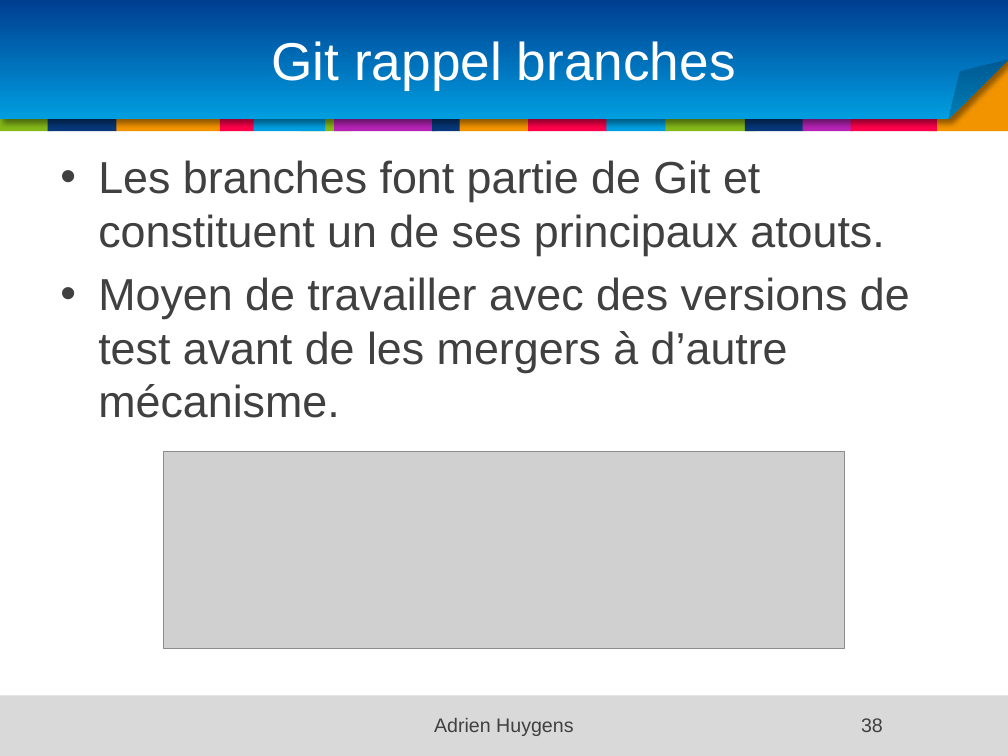
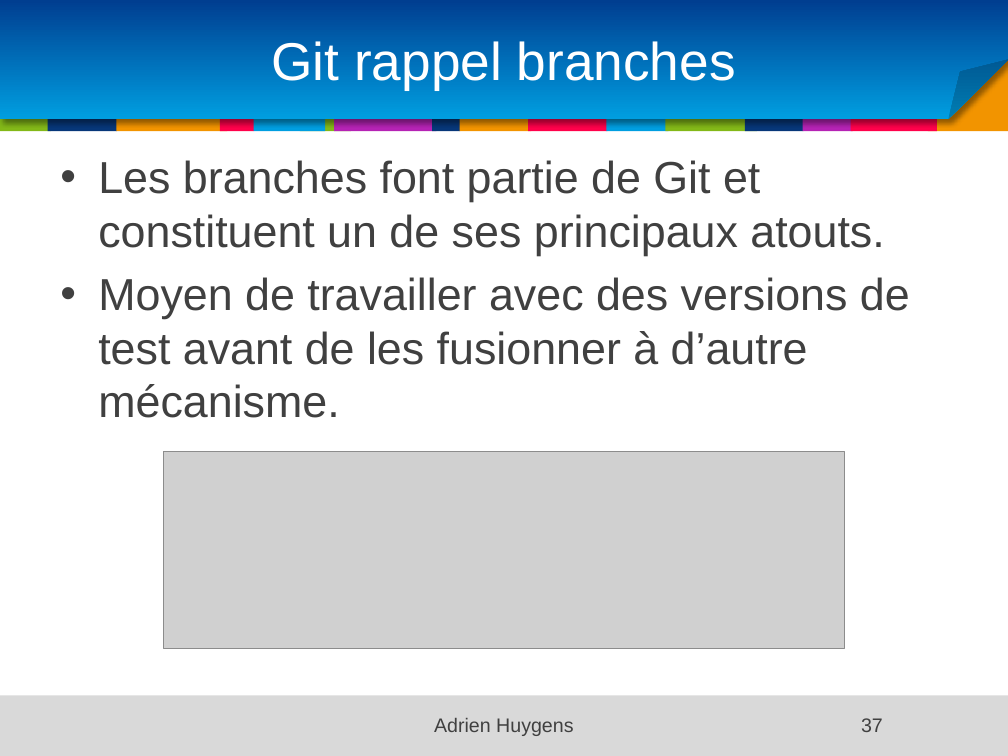
Before and after one commit to samouraii/CoursEntrepriseNumerique, a slide deck: slide 37 of Chapitre1.pptx (slide 38 before the commit). Drawn at 1008x756 pixels with LibreOffice and Linux fonts; fonts in the diff are those of the drawing; grey boxes stand for pictures; background and template pictures are left out. Boxes give left, top, right and bottom in pixels: in the first picture for what was removed or moved away, otherwise in the second. Text is boxed around its words. In the diff, an @@ line names an element or a change of style, - is before the commit and + after.

```diff
--- a/Chapitre1.pptx
+++ b/Chapitre1.pptx
@@ text at [98,277,910,418]: text changed @@
-• Moyen de travailler avec des versions de test avant de les mergers à d’autre mécanisme.
+• Moyen de travailler avec des versions de test avant de les fusionner à d’autre mécanisme.
@@ page number at [861,718,883,732]: text changed @@
-38
+37
```
Also in this commit, not shown: 43 other slides changed, 1 slide removed.
